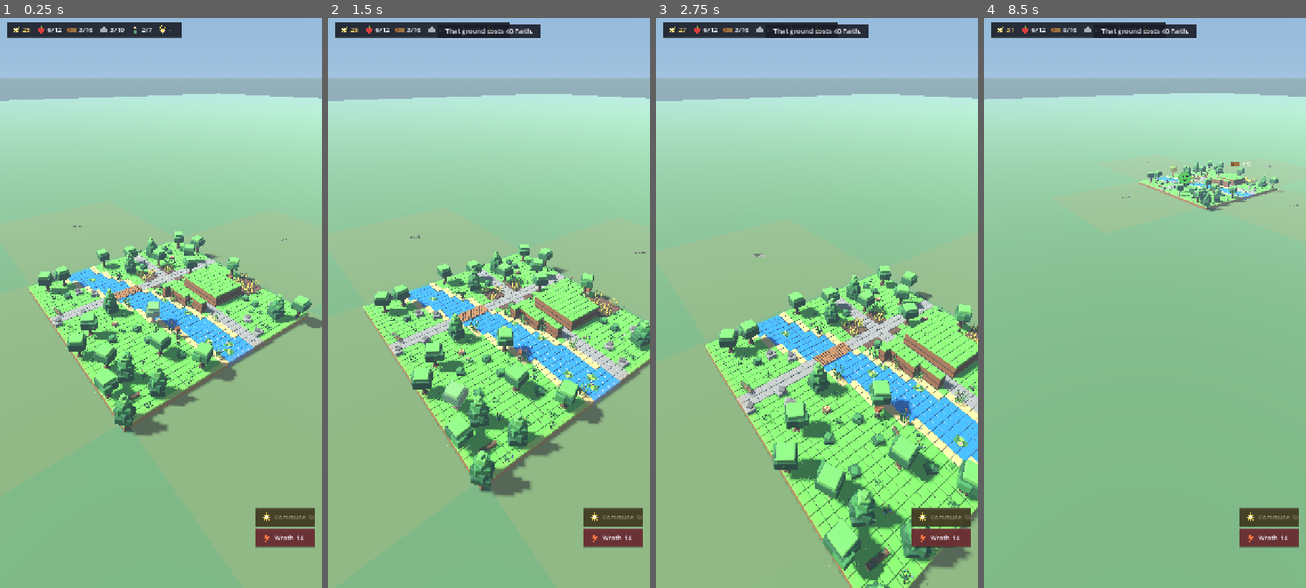
Above: before the commit, frames 1-4 (left to right).
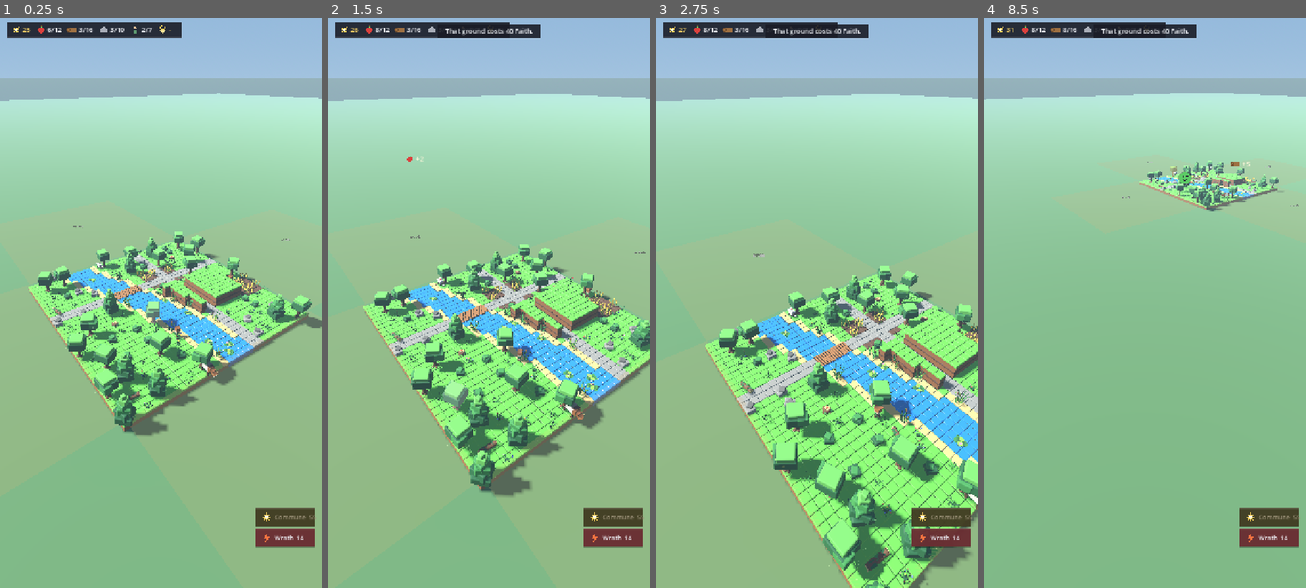
Above: after the commit, the same moments.

Repository: mandrille/gods-and-lamb
Game: Godot game, scene res://scenes/vale.tscn
Two runs of this game, one before a commit and one after it. Both use one fixed random seed, a clock stepped at 60 frames per second and the inputs below.
Inputs (mouse positions are in pixels of both pictures, inside the frame that each line leads up to):
- Up to frame 1 (0.25 s): no input
- Up to frame 2 (1.5 s): move the mouse to (559, 274) at 0.52 s; click (559, 274) at 0.67 s; drag from (424, 331) to (472, 417) at 1.27 s
- Up to frame 3 (2.75 s): move the mouse to (849, 177) at 2.02 s; click (849, 177) at 2.17 s
- Up to frame 4 (8.5 s): drag from (1128, 417) to (1048, 217) at 2.77 s; tap Enter at 3.5, 5.75, 7.25 s; move the mouse to (1241, 388) at 3.52 s; click (1241, 388) at 3.67 s; drag from (1048, 217) to (1096, 160) at 4.27 s; tap Space at 5, 6.5, 8 s; move the mouse to (1161, 303) at 5.02 s; click (1161, 303) at 5.17 s; drag from (1096, 160) to (1080, 331) at 5.77 s; move the mouse to (1215, 274) at 6.52 s; click (1215, 274) at 6.67 s; drag from (1080, 331) to (1128, 417) at 7.27 s; move the mouse to (1177, 177) at 8.02 s; click (1177, 177) at 8.17 s

The runs differ from the first frame. In frame 1, 0.1% of the frame differs, in the area x 29-72%, y 39-65%; in frame 2, 0.2%, in the area x 14-84%, y 1-73%; in frame 3, less than 0.1%; in frame 4, less than 0.1%.

Commit message:
Sheep and cows in the fields, and a herd that comes with the land
The assets are a sibling agent's work (Animals/sheep 492 tris, Animals/cow 528,
a new quadruped rig in blender/assets/_kit/critterrig.py with walk/idle/graze).
This is the engine half plus the library export.

Livestock are deliberately NOT Followers. A Follower carries seven needs, a
personality, a memory, a morality, a job queue and a pathfinder, and an animal
wants none of it -- a sheep that can be lonely, tempted into theft and offered
a boon is a worse sheep, not a richer one. scripts/critter.gd is a hundred
lines that wander, chew and top the stores up. They are kept in `beasts`
rather than `folk` so that nothing iterating the village's PEOPLE -- blessing,
judgement, the social layer, the census -- ever has to ask whether this one is
a sheep.

They also do not path. A Follower uses AStarGrid2D because it has an errand and
must arrive; livestock only need to end up somewhere near, so they amble to an
adjacent walkable cell in the same region. That keeps a herd off the pathfinder
entirely, which matters because there are more of them than there are people.

A cow gives 3 and a sheep 2 every ~26 seconds, jittered so a herd bought
together does not pay in one lump, and each yield throws a floater where it
happened -- the whole reason to put animals in a field rather than a bonus in
a menu is that you can watch them earn it. Both produce `food`: inventing a
`wool` store that nothing consumes would be a counter that never moves.

Three head per plot, and buying land brings its herd with it, so a purchase
arrives with something on it rather than being an empty field and a raised
number.

Side effect worth noting: the animals' food frees villagers off foraging, and
the first building now goes up around 14 s rather than 24.

Guards: tools/livestock_probe.gd asserts both kinds exist, that they actually
move rather than being props with a walk cycle, that the stores grow, that
buying land brings more, and that no Critter ever leaks into `folk`.

Also made the grove test in miracle_probe robust: it swept a fixed offset from
a villager, which now crosses huts and crop rows in a village that builds this
fast, so it planted nothing and failed for a correct reason. It now sweeps a
run of cells it has checked are open. Added WalkGrid.walkable_cells() for it.

Co-Authored-By: Claude Opus 5 <noreply@anthropic.com>

Diff:
--- /dev/null
+++ b/godot/scripts/critter.gd
@@ -0,0 +1,165 @@
+extends Node3D
+class_name Critter
+
+## A sheep or a cow: it wanders, it grazes, and it gives something back.
+##
+## Deliberately NOT a Follower. A Follower carries seven needs, a personality, a
+## memory, a morality, a job queue and a pathfinder, and an animal wants none of
+## it -- a sheep that can be lonely, blessed, tempted into theft and offered a
+## boon is a worse sheep, not a richer one. This is a hundred lines that walk
+## somewhere, chew, and top the stores up.
+##
+## They also do not path. A Follower uses AStarGrid2D because it has an errand
+## and must arrive; livestock only need to end up somewhere near, so they pick
+## an adjacent walkable cell and amble to it. That keeps a herd off the
+## pathfinder entirely, which matters because there are more of them than there
+## are people.
+
+## Seconds between one yield and the next, before any variation.
+const PRODUCE_EVERY := 26.0
+## How long they stand and graze between walks.
+const GRAZE_MIN := 3.0
+const GRAZE_MAX := 8.0
+const SPEED := 0.55
+
+## What each kind is worth when it produces. Milk and wool are both `food`
+## because that is the only produce this village actually models -- inventing a
+## `wool` store nothing consumes would be a counter that never moves.
+const YIELD := {
+	"Animals/cow": {"amount": 3, "label": "milk"},
+	"Animals/sheep": {"amount": 2, "label": "wool"},
+}
+
+var grid = null
+var village = null
+var host = null
+var kind := ""
+
+var _to := Vector3.ZERO
+var _walking := false
+var _wait := 0.0
+var _clock := 0.0
+var _anim: AnimationPlayer = null
+var _clips: Dictionary = {}
+var _rng := RandomNumberGenerator.new()
+
+
+func setup(asset_id: String, at: Vector3, g, v, h) -> void:
+	kind = asset_id
+	grid = g
+	village = v
+	host = h
+	position = at
+	_rng.randomize()
+	# Spread the first yield out, or a herd bought together pays in one lump
+	# every twenty-six seconds forever and reads as a machine rather than a
+	# field of animals.
+	_clock = _rng.randf_range(0.0, PRODUCE_EVERY)
+	_index_clips()
+	_graze()
+
+
+func _index_clips() -> void:
+	_anim = _find_anim(self)
+	if _anim == null:
+		return
+	for name in _anim.get_animation_list():
+		var n := String(name)
+		var low := n.to_lower()
+		for want in ["walk", "idle", "graze"]:
+			if low.contains(want) and not _clips.has(want):
+				_clips[want] = n
+
+
+func _find_anim(n: Node) -> AnimationPlayer:
+	if n is AnimationPlayer:
+		return n as AnimationPlayer
+	for c in n.get_children():
+		var found := _find_anim(c)
+		if found != null:
+			return found
+	return null
+
+
+func _play(which: String) -> void:
+	if _anim == null:
+		return
+	var clip := String(_clips.get(which, _clips.get("idle", "")))
+	if clip == "" or _anim.current_animation == clip:
+		return
+	_anim.play(clip)
+	var a := _anim.get_animation(clip)
+	if a != null:
+		_anim.seek(_rng.randf() * a.length, true)
+
+
+func _process(delta: float) -> void:
+	_produce(delta)
+	if _walking:
+		_amble(delta)
+		return
+	_wait -= delta
+	if _wait <= 0.0:
+		_wander()
+
+
+func _produce(delta: float) -> void:
+	if village == null:
+		return
+	_clock -= delta
+	if _clock > 0.0:
+		return
+	_clock = PRODUCE_EVERY * _rng.randf_range(0.85, 1.15)
+	var spec: Dictionary = YIELD.get(kind, {})
+	if spec.is_empty():
+		return
+	var amount := int(spec["amount"])
+	village.give({"food": amount})
+	# Said where it happened. A trickle the player cannot see is a number in a
+	# spreadsheet, and the whole reason to put animals in the field rather than
+	# a bonus in a menu is that you can watch them earn it.
+	if host != null and host.floaters != null:
+		host.floaters.spawn("food", "food", amount,
+							position + Vector3(0, 0.7, 0))
+
+
+func _wander() -> void:
+	if grid == null:
+		_wait = 2.0
+		return
+	var here: Vector2i = grid.cell_of(position)
+	for attempt in 12:
+		var c := here + Vector2i(_rng.randi_range(-4, 4),
+								 _rng.randi_range(-4, 4))
+		if not grid.is_walkable(c):
+			continue
+		# Same region, or the sheep walks into the river trying to reach a
+		# meadow it can see and cannot get to.
+		if not grid.reachable(here, c):
+			continue
+		_to = grid.world_of(c)
+		_walking = true
+		_play("walk")
+		return
+	_graze()
+
+
+func _amble(delta: float) -> void:
+	var flat := Vector3(_to.x, position.y, _to.z)
+	var step := SPEED * delta
+	if position.distance_to(flat) <= step:
+		position = flat
+		_graze()
+		return
+	var dir := (flat - position).normalized()
+	position += dir * step
+	# Face the way they are going. The mesh fronts +Z in Godot, the same
+	# convention the followers use.
+	var want := atan2(dir.x, dir.z)
+	rotation.y = lerp_angle(rotation.y, want, minf(1.0, delta * 6.0))
+
+
+func _graze() -> void:
+	_walking = false
+	_wait = _rng.randf_range(GRAZE_MIN, GRAZE_MAX)
+	_play("graze")
--- a/godot/scripts/vale_root.gd
+++ b/godot/scripts/vale_root.gd
@@ -64,6 +64,14 @@
 var floaters: Floaters
 var draft: BoonDraft
 var cursor: MiracleCursor
+const CRITTER := preload("res://scripts/critter.gd")
+## Livestock, kept apart from `folk` so nothing that iterates the village's
+## PEOPLE -- blessing, judgement, the social layer, the census -- ever has to
+## ask whether this one is a sheep.
+var beasts: Array = []
+## How many animals a plot supports. Bought land brings a herd with it, which
+## is part of what makes a purchase feel like it arrived with something.
+const BEASTS_PER_PLOT := 3
 var fxe: FXEvents
 var sfx: SFX
 var plots: PlotMarkers
@@ -311,6 +319,7 @@
 		var at := grid.world_of(cell)
 		if _spawn_thinker(asset, at, _rng.randf_range(WALK_MIN, WALK_MAX)) != null:
 			made += 1
+	_stock_animals()
 	# THE FOUNDERS START RESTED.
 	#
 	# Brain gives everyone 0.55-1.0 on each need so a village does not queue at
@@ -327,6 +336,46 @@
 	village.population = made
 	print("[VALE] followers: %d of %d cap, %s"
 		% [made, islands.pop_cap(), village.summary()])
+
+
+## Bring the herd up to what the owned land supports.
+##
+## Called at the start and again whenever a plot is bought, so buying ground
+## visibly arrives with livestock on it rather than being an empty field and a
+## raised number.
+func _stock_animals() -> void:
+	if grid == null:
+		return
+	var want: int = islands.count() * BEASTS_PER_PLOT
+	var made := 0
+	var tries := 0
+	while beasts.size() < want and tries < 300:
+		tries += 1
+		var cell := grid.random_cell(_rng)
+		if islands.slot_of_cell(cell).x < 0:
+			continue
+		# Two sheep to a cow: a flock with the odd cow in it reads as a
+		# village's animals, an even split reads as a menu of options.
+		var aid := "Animals/cow" if beasts.size() % 3 == 2 else "Animals/sheep"
+		if _spawn_beast(aid, grid.world_of(cell)):
+			made += 1
+	if made > 0:
+		print("[VALE] livestock: %d (%d plots)" % [beasts.size(), islands.count()])
+
+
+func _spawn_beast(asset_id: String, at: Vector3) -> bool:
+	var packed: PackedScene = builder._packed_of(asset_id)
+	if packed == null:
+		return false
+	# Same reparenting rule as a follower: a script on an imported scene root
+	# does not survive a re-import, so the GLB goes UNDER the script node.
+	var c: Critter = CRITTER.new()
+	c.name = "Beast%d" % beasts.size()
+	add_child(c)
+	c.add_child(packed.instantiate())
+	c.setup(asset_id, at, grid, village, self)
+	beasts.append(c)
+	return true
 
 
 ## Is there something to chop within `span` cells of here?
@@ -399,7 +448,9 @@
 		# food gates -- which is also what the notice has always promised the
 		# player: "The land extends. Room for N."
 		_settlers_due += 1
-		_newcomer_timer = minf(_newcomer_timer, SETTLER_DELAY))
+		_newcomer_timer = minf(_newcomer_timer, SETTLER_DELAY)
+		# And the field comes with animals on it.
+		_stock_animals())
 	# Every Faith gain leaves the thing that earned it and flies to the
 	# counter it changed. That connection is the whole reason the economy is
 	# legible -- a number moving in a corner is not feedback.
@@ -864,6 +915,9 @@
 			# reasoning about the world as it was before the last miracle.
 			if f.brain != null:
 				f.brain.grid = grid
+	for b in beasts:
+		if is_instance_valid(b):
+			b.grid = grid
 	# The prop set changed too -- that is WHY the grid is being rebuilt -- so
 	# the picker's cached AABBs are stale in exactly the same way, and the
 	# structure census is what tells villagers whether to build another.
@@ -891,6 +945,9 @@
 			# reasoning about the world as it was before the last miracle.
 			if f.brain != null:
 				f.brain.grid = grid
+	for b in beasts:
+		if is_instance_valid(b):
+			b.grid = grid
 	village.census(builder.placed_props)
 	if pick != null:
 		# setup(), not a direct assignment. The picker builds a WORLD AABB per
--- a/godot/scripts/walk_grid.gd
+++ b/godot/scripts/walk_grid.gd
@@ -227,6 +227,12 @@
 			   "  <- anything not in the largest is unreachable from it"])
 
 
+## Every cell somebody can stand on. Returned by reference -- callers read it,
+## they do not own it.
+func walkable_cells() -> Array[Vector2i]:
+	return _walkable_cells
+
+
 ## Which connected region a cell is in. -1 when it is not walkable at all, or
 ## when the cell is off the map -- both mean "you cannot get there".
 func region_of(c: Vector2i) -> int:
--- /dev/null
+++ b/godot/tools/livestock_probe.gd
@@ -0,0 +1,132 @@
+extends SceneTree
+## Are there animals, do they move, and do they give anything back?
+##
+## Livestock are deliberately not Followers -- they have no needs, no brain and
+## no pathfinder -- so none of the existing probes touch them. Three claims are
+## worth holding: that they exist and are separate from the people, that they
+## actually wander rather than standing where they spawned, and that they add
+## to the stores where the player can see it happen.
+const ShotWindowRef := preload("res://tools/shot_window.gd")
+
+const SPEED := 8.0
+const RUN := 900
+
+var _f := 0
+var _root: Node = null
+var _start: Array[Vector3] = []
+var _food_at_start := 0
+var _faults: Array[String] = []
+
+
+func _initialize() -> void:
+	ShotWindowRef.park()
+	get_root().add_child(
+		(load("res://scenes/vale.tscn") as PackedScene).instantiate())
+
+
+func _process(_d: float) -> bool:
+	_f += 1
+	if _f == 30:
+		for n in get_root().get_children():
+			if n.get("divinity") != null:
+				_root = n
+		if _root == null:
+			printerr("[STOCK] FAIL: no scene root")
+			quit(1)
+			return true
+		if _root.beasts.is_empty():
+			_faults.append("no livestock in the world at all")
+			_finish()
+			return true
+		for b in _root.beasts:
+			_start.append(b.position)
+		# Emptied, so anything in the larder at the end came from the animals.
+		# Villagers can only ADD to it, which makes this a floor rather than an
+		# exact figure -- see the assertion.
+		_food_at_start = 0
+		_root.village.stores["food"] = 0
+		var kinds := {}
+		for b in _root.beasts:
+			kinds[b.kind] = int(kinds.get(b.kind, 0)) + 1
+		print("[STOCK] %d animals: %s" % [_root.beasts.size(), str(kinds)])
+		if kinds.size() < 2:
+			_faults.append("only one kind of animal; there should be sheep "
+				+ "AND cows")
+		Engine.time_scale = SPEED
+		return false
+	if _f < 30:
+		return false
+
+	# A picture of them out in the field.
+	if _f == 320:
+		var b = _root.beasts[0]
+		_root.rig.focus = b.position
+		_root.rig.dist = 14.0
+		_root.rig.call("_place")
+		return false
+	if _f == 326:
+		get_root().get_texture().get_image().save_png("res://shots/livestock.png")
+		return false
+
+	if _f < RUN:
+		return false
+	Engine.time_scale = 1.0
+	_check()
+	_finish()
+	return true
+
+
+func _check() -> void:
+	# They have to MOVE. A herd of statues is scenery with an animation player.
+	var moved := 0
+	var furthest := 0.0
+	for i in _root.beasts.size():
+		var d: float = _root.beasts[i].position.distance_to(_start[i])
+		furthest = maxf(furthest, d)
+		if d > 0.5:
+			moved += 1
+	print("[STOCK] %d of %d wandered; furthest travelled %.1f m"
+		% [moved, _root.beasts.size(), furthest])
+	if moved == 0:
+		_faults.append("not one animal moved; they are props with a walk cycle")
+
+	# And they have to pay. Villagers also add food, so this is a floor: what
+	# matters is that it is not zero and that the animals are the reason there
+	# is a floor at all.
+	var food: int = _root.village.amount("food")
+	print("[STOCK] food in the store after the run: %d (started at %d)"
+		% [food, _food_at_start])
+	if food <= _food_at_start:
+		_faults.append("the stores did not grow at all with animals in the "
+			+ "field")
+
+	# Buying land brings more of them.
+	var before: int = _root.beasts.size()
+	var slots: Array = _root.islands.buyable()
+	if slots.is_empty():
+		_faults.append("no ground to buy, so the herd-grows-with-land rule "
+			+ "went untested")
+		return
+	_root.divinity.add_faith(9999.0)
+	_root.divinity.buy_island(slots[0])
+	print("[STOCK] after buying a plot: %d animals (was %d)"
+		% [_root.beasts.size(), before])
+	if _root.beasts.size() <= before:
+		_faults.append("buying land brought no livestock with it")
+
+	# Livestock must never leak into the PEOPLE. Everything that iterates folk
+	# -- blessing, judgement, the social layer, the census -- assumes a brain.
+	for f in _root.folk:
+		if f is Critter:
+			_faults.append("a Critter turned up in `folk`")
+			break
+
+
+func _finish() -> void:
+	if _faults.is_empty():
+		print("[STOCK] ok")
+	else:
+		for f in _faults:
+			printerr("[STOCK]   - " + f)
+		printerr("[STOCK] %d FAILURE(S)" % _faults.size())
+	quit(0 if _faults.is_empty() else 1)
--- a/godot/tools/miracle_probe.gd
+++ b/godot/tools/miracle_probe.gd
@@ -141,10 +141,17 @@
 func _planting() -> void:
 	var c = _root.cursor
 	var before := _count("Nature/tree")
+	# Sweep over ground that is KNOWN to be open, rather than a fixed offset
+	# from a villager. The village builds fast now, so a hard-coded path
+	# wandered across huts and crop rows and planted nothing -- which is
+	# correct behaviour and a useless test.
+	var open := _open_run(24)
+	if open.is_empty():
+		_faults.append("could not find open ground to test planting on")
+		return
 	c.begin("grove", 4.5)
-	var base: Vector3 = _root.folk[0].position
-	for i in 60:
-		c.position = base + Vector3(float(i) * 0.4, MiracleCursor.HEIGHT, 2.0)
+	for at in open:
+		c.position = at + Vector3(0, MiracleCursor.HEIGHT, 0)
 		c.call("_apply", STEP)
 	c.release()
 	var after := _count("Nature/tree")
@@ -169,6 +176,25 @@
 		print("[MIR] expires and clears")
 
 
+## A run of walkable cells to sweep along, as world points.
+func _open_run(want: int) -> Array[Vector3]:
+	var g = _root.grid
+	var out: Array[Vector3] = []
+	if g == null:
+		return out
+	for start in g.walkable_cells():
+		out.clear()
+		var c: Vector2i = start
+		for step in want:
+			if not g.is_walkable(c):
+				break
+			out.append(g.world_of(c))
+			c += Vector2i(1, 0)
+		if out.size() >= want / 2:
+			return out
+	return out
+
+
 func _count(aid: String) -> int:
 	var n := 0
 	for e in _root.builder.placed_props:
Binary file added: godot/assets/library/Animals__cow.glb
Not shown, added: godot/assets/library/Animals__cow.glb.import
Binary file added: godot/assets/library/Animals__sheep.glb
Not shown, added: godot/assets/library/Animals__sheep.glb.import
Binary file changed: godot/assets/library/Buildings__bridge.glb
Binary file changed: godot/assets/library/Buildings__cottage.glb
Binary file changed: godot/assets/library/Buildings__hut.glb
Binary file changed: godot/assets/library/Buildings__market_stall.glb
Binary file changed: godot/assets/library/Buildings__shrine.glb
Binary file changed: godot/assets/library/Buildings__well.glb
Binary file changed: godot/assets/library/Nature__apples.glb
Binary file changed: godot/assets/library/Nature__flowers.glb
(and 16 more such lines)
